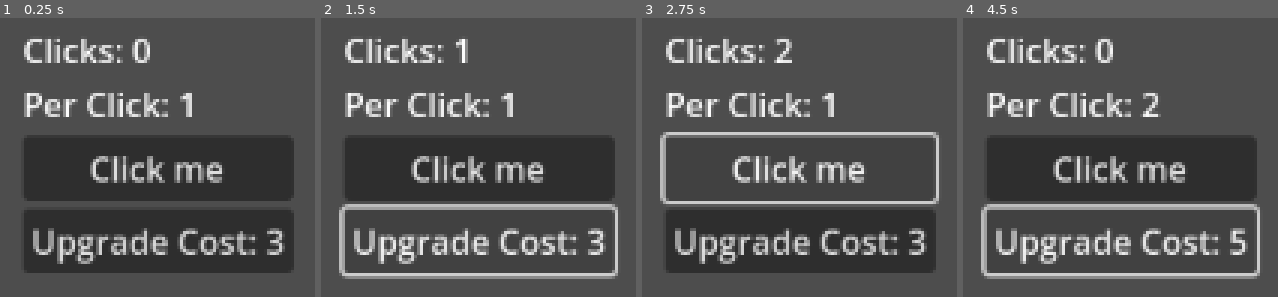
Above: before the commit, frames 1-4 (left to right).
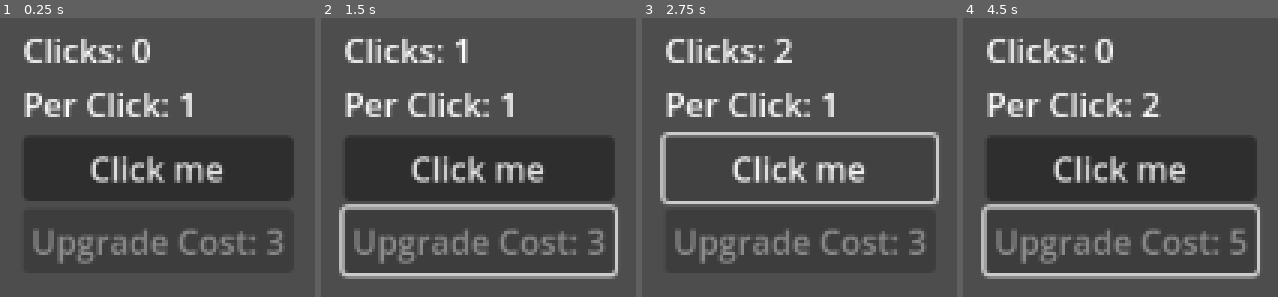
Above: after the commit, the same moments.

Repository: fehudma/godot_projects
Game: Godot game, scene res://Scenes/main.tscn
The game is run twice, just before and just after one commit, with the same random seed, the same clock (stepped at 60 frames per second) and the same inputs.
Inputs (mouse positions are in pixels of both pictures, inside the frame that each line leads up to):
- Up to frame 1 (0.25 s): no input
- Up to frame 2 (1.5 s): click "Click me" at 0.5 s; click (478, 241) at 1.25 s, where only the run before the commit has a clickable "Upgrade Cost: 3"
- Up to frame 3 (2.75 s): click "Click me" at 2 s
- Up to frame 4 (4.5 s): click (1120, 241) at 2.75 s, where only the run before the commit has a clickable "Upgrade Cost: 3"; click "Click me" at 3.5 s; click "Upgrade Cost: 3" at 4.25 s

The runs differ from the first frame. In frame 1, 2.6% of the frame differs, in the area x 10-90%, y 75-89%; in frame 2, 3.7%; in frame 3, 2.6%; in frame 4, 3.8%, in the area x 10-91%, y 75-89%.

Commit message:
the Upgrade button enables and disables

Diff:
--- a/Scripts/main.gd
+++ b/Scripts/main.gd
@@ -18,6 +18,7 @@
 #
 func update_upgrade_button() -> void:
 	upgrade_button.text = "Upgrade Cost: " + str(upgrade_cost)
+	upgrade_button.disabled = clicks < upgrade_cost
 #========================================
 # initialize custom signal and on-click functionality
 func _ready() -> void:
@@ -32,6 +33,7 @@
 	print("Upgrade modif: ",upgrade_modifier)
 	clicks += clicks_per_click
 	update_clicks_label()
+	update_upgrade_button()
 
 # on-upgrade functionality
 func _on_upgrade_button_pressed() -> void:
